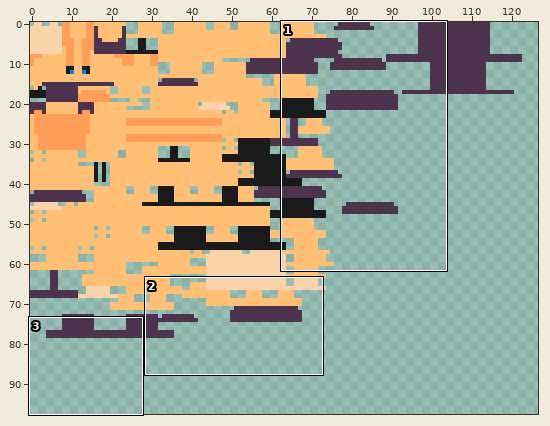
A sprite sheet gets an edit: src/main/resources/assets/changed/textures/latex_bee.png. The first picture is a wide view before the edit; the outline marks the close-up.
Close-up. Before the edit:
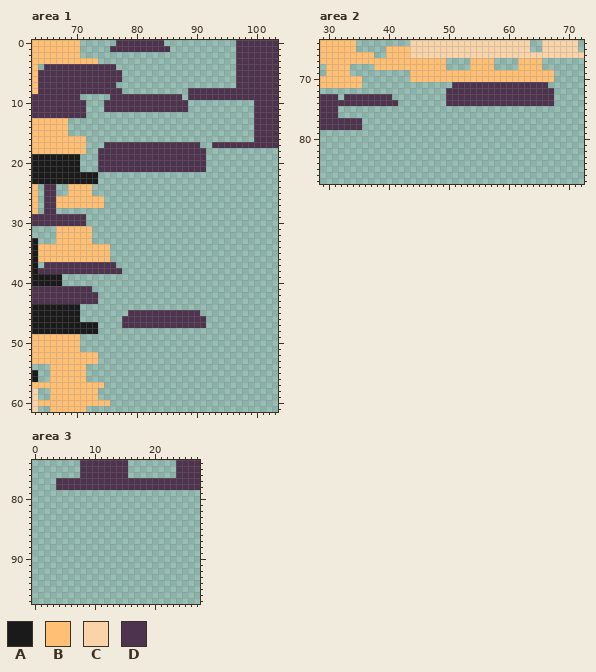
The file is 128x128 pixels. Shown: area 1: x 63..103, y 0..61; area 2: x 29..72, y 64..87; area 3: x 0..27, y 74..97. The wide view leaves out empty margins.
Palette (. is transparent): A #1a1a1b  B #ffbf75  C #f9d4aa  D #4d334d
Pixels before, area 1 (only the part around the change), first column x 63:
 0 BBBBBBBB......DDDDDDDD............DDDDDDD
 1 BBBBBBBB.....DDDDDDDDDD...........DDDDDDD
 2 BBBBBBBB..........................DDDDDDD
 3 BBBBBBBBBBB.......................DDDDDDD
 4 B.DDDDDDDDDDDD....................DDDDDDD
 5 BDDDDDDDDDDDDDD...................DDDDDDD
 6 BDDDDDDDDDDDDDD...................DDDDDDD
 7 BDDDDDDDDDDDDD....................DDDDDDD
 8 BDDDDDDDDDDDDDD...........DDDDDDDDDDDDDDD
 9 DDDDDDDD.....DDDDDDDDDDDD.DDDDDDDDDDDDDDD
10 DDDDDDDDD...DDDDDDDDDDDDDD...........DDDD
11 DDDDDDDDD...DDDDDDDDDDDDDD...........DDDD
12 DDDDDDDDD............................DDDD
13 BBBBBB...............................DDDD
14 BBBBBB...............................DDDD
15 BBBBBB...............................DDDD
16 BBBBBBBBB............................DDDD
17 BBBBBBBBB...DDDDDDDDDDDDDDDD..DDDDDDDDDDD
18 BBBBBBBBB..DDDDDDDDDDDDDDDDDD............
19 AAAAAAAA...DDDDDDDDDDDDDDDDDD............
20 AAAAAAAA...DDDDDDDDDDDDDDDDDD............
21 AAAAAAAA...DDDDDDDDDDDDDDDDDD............
22 AAAAAAAAAAA..............................
23 AAAAAAAAAAA..............................
24 B.DD..BBBB...............................
25 B.DD..BBBB...............................
26 B.DDBBBBBBBB.............................
27 B.DDBBBBBBBB.............................
28 B.DD.....................................
29 DDDDDDDDD................................
30 DDDDDDDDD................................
31 ....BBBBBB...............................
32 ....BBBBBB...............................
33 A...BBBBBB...............................
34 ABBBBBBBBBBBB............................
35 ABBBBBBBBBBBB............................
36 ABBBBBBBBBBBB............................
37 A.DDDDDDDDDDDD...........................
38 ADDDDDDDDDDDDDD..........................
39 AAAAA....................................
40 AAAAA....................................
41 DDDDDDDDDD...............................
42 DDDDDDDDDDD..............................
43 DDDDDDDDDDD..............................
44 AAAAAAAA.................................
45 AAAAAAAA........DDDDDDDDDDDD.............
46 AAAAAAAA.......DDDDDDDDDDDDDD............
47 AAAAAAAAAAA....DDDDDDDDDDDDDD............
48 AAAAAAAAAAA..............................
49 BBBBBBBB.................................
50 BBBBBBBB.................................
51 BBBBBBBB.................................
52 BBBBBBBBBBB..............................
53 BBBBBBBBBBB..............................
54 ...BBBBBB................................
55 A..BBBBBB................................
56 A..BBBBBB................................
57 BBBBBBBBBBBB.............................
58 C..BBBBBBBB..............................
59 C..BBBBBBBB..............................
60 CBBBBBBBBBBBB............................
61 C..BBBBBB................................
Pixels before, area 2, first column x 29:
64 BBBBBB.........CCCCCCCCCCCCCCCCCCCC..CCCCCC.
65 BBBBBB.....BBBBCCCCCCCCCCCCCCCCCCCC..CCCCCC.
66 BBBBBBBBB..BBBBCCCCCCCCCCCCCCCCCCCCCCCCCCCCC
67 BBBBBBBBBBBBBBBBBBBBB....BBBB....BBBB.......
68 .BBBB....BBBBBBBBBBBB....BBBB....BBBB.......
69 .BBBB..........BBBBBBBBBBBBBBBBBBBBBBBB.....
70 BBBBBBB........BBBBBBBBBBBBBBBBBBBBBBBB.....
71 BBBBBBB...............DDDDDDDDDDDDDDDD......
72 .....................DDDDDDDDDDDDDDDDDD.....
73 DDD.DDDDDDDD.........DDDDDDDDDDDDDDDDDD.....
74 DDDDDDDDDDDDD........DDDDDDDDDDDDDDDDDD.....
75 DDD.........................................
76 DDD.........................................
77 DDDDDDD.....................................
78 DDDDDDD.....................................
Pixels before, area 3, first column x 4:
74 ....DDDDDDDD........DDDD
75 ....DDDDDDDD........DDDD
76 ....DDDDDDDD........DDDD
77 DDDDDDDDDDDDDDDDDDDDDDDD
78 DDDDDDDDDDDDDDDDDDDDDDDD
The result:
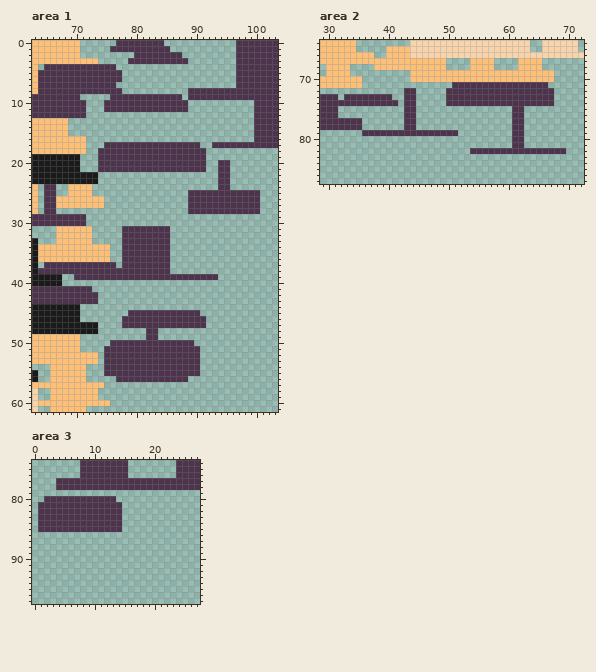
From old to new:
{"where": "area 1"}
{"y":2,"x":80,"old":"........","new":"DDDDDDDD"}
{"y":3,"x":79,"old":"..........","new":"DDDDDDDDDD"}
{"y":20,"x":94,"old":"..","new":"DD"}
{"y":21,"x":94,"old":"..","new":"DD"}
{"y":22,"x":94,"old":"..","new":"DD"}
{"y":23,"x":94,"old":"..","new":"DD"}
{"y":24,"x":94,"old":"..","new":"DD"}
{"y":25,"x":89,"old":"............","new":"DDDDDDDDDDDD"}
{"y":26,"x":89,"old":"............","new":"DDDDDDDDDDDD"}
{"y":27,"x":89,"old":"............","new":"DDDDDDDDDDDD"}
{"y":28,"x":89,"old":"............","new":"DDDDDDDDDDDD"}
{"y":31,"x":78,"old":"........","new":"DDDDDDDD"}
{"y":32,"x":78,"old":"........","new":"DDDDDDDD"}
{"y":33,"x":78,"old":"........","new":"DDDDDDDD"}
{"y":34,"x":78,"old":"........","new":"DDDDDDDD"}
{"y":35,"x":78,"old":"........","new":"DDDDDDDD"}
{"y":36,"x":78,"old":"........","new":"DDDDDDDD"}
{"y":37,"x":78,"old":"........","new":"DDDDDDDD"}
{"y":38,"x":78,"old":"........","new":"DDDDDDDD"}
{"y":39,"x":70,"old":"........................","new":"DDDDDDDDDDDDDDDDDDDDDDDD"}
{"y":48,"x":82,"old":"..","new":"DD"}
{"y":49,"x":82,"old":"..","new":"DD"}
{"y":50,"x":76,"old":"..............","new":"DDDDDDDDDDDDDD"}
{"y":51,"x":75,"old":"................","new":"DDDDDDDDDDDDDDDD"}
{"y":52,"x":75,"old":"................","new":"DDDDDDDDDDDDDDDD"}
{"y":53,"x":75,"old":"................","new":"DDDDDDDDDDDDDDDD"}
{"y":54,"x":75,"old":"................","new":"DDDDDDDDDDDDDDDD"}
{"y":55,"x":75,"old":"................","new":"DDDDDDDDDDDDDDDD"}
{"y":56,"x":77,"old":"............","new":"DDDDDDDDDDDD"}
{"where": "area 2"}
{"y":72,"x":43,"old":"..","new":"DD"}
{"y":73,"x":43,"old":"..","new":"DD"}
{"y":74,"x":43,"old":"..","new":"DD"}
{"y":75,"x":43,"old":"..","new":"DD"}
{"y":75,"x":61,"old":"..","new":"DD"}
{"y":76,"x":43,"old":"..","new":"DD"}
{"y":76,"x":61,"old":"..","new":"DD"}
{"y":77,"x":43,"old":"..","new":"DD"}
{"y":77,"x":61,"old":"..","new":"DD"}
{"y":78,"x":43,"old":"..","new":"DD"}
{"y":78,"x":61,"old":"..","new":"DD"}
{"y":79,"x":36,"old":"................","new":"DDDDDDDDDDDDDDDD"}
{"y":79,"x":61,"old":"..","new":"DD"}
{"y":80,"x":61,"old":"..","new":"DD"}
{"y":81,"x":61,"old":"..","new":"DD"}
{"y":82,"x":54,"old":"................","new":"DDDDDDDDDDDDDDDD"}
{"where": "area 3"}
{"y":80,"x":2,"old":"............","new":"DDDDDDDDDDDD"}
{"y":81,"x":1,"old":"..............","new":"DDDDDDDDDDDDDD"}
{"y":82,"x":1,"old":"..............","new":"DDDDDDDDDDDDDD"}
{"y":83,"x":1,"old":"..............","new":"DDDDDDDDDDDDDD"}
{"y":84,"x":1,"old":"..............","new":"DDDDDDDDDDDDDD"}
{"y":85,"x":1,"old":"..............","new":"DDDDDDDDDDDDDD"}
